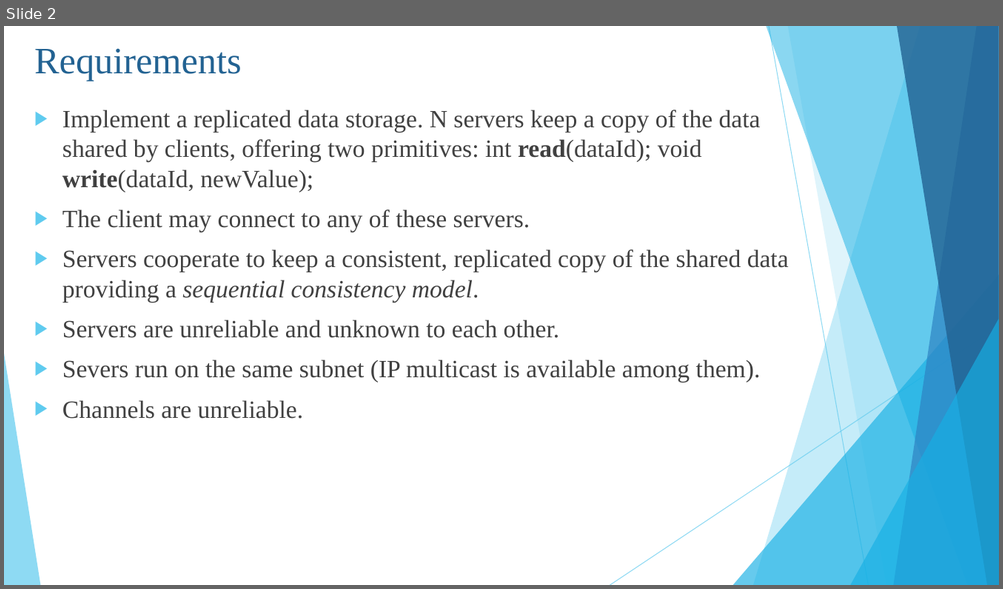
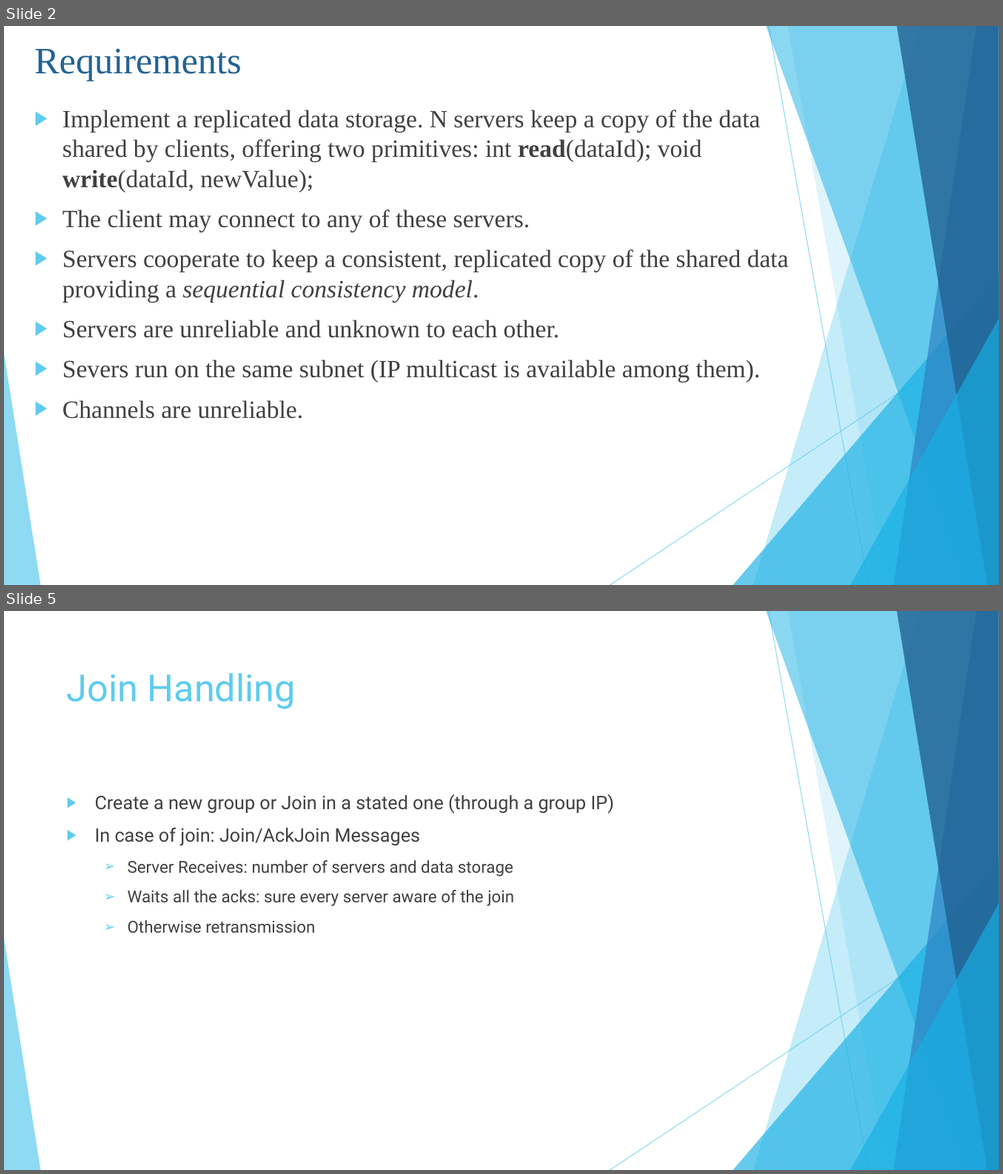
Before and after one commit to Trik17/DistSysPST, a slide deck: SlidesPresentation.pptx. Shown one above the other, each under a label of ours: slide 2 before the commit, slides 2 and 5 after it; the slides between them are not shown. The pictures are 1003x589 and 1003x1174 pixels, drawn with LibreOffice and Linux fonts; fonts in the diff are those of the drawing. Boxes give left, top, right and bottom in pixels: in the first picture for what was removed or moved away, otherwise in the second. Text is boxed around its words. In the diff, an @@ line names an element or a change of style, - is before the commit and + after.

```diff
--- a/SlidesPresentation.pptx
+++ b/SlidesPresentation.pptx
@@ slide 5 added at (4, 611, 999, 1170), background #FFFFFF; not listed: 10 template elements that a slide beside it also shows @@
@@ title added at (67, 673, 296, 709), 36 pt, text #5FCBEF @@
+Join Handling
@@ text added at (95, 795, 614, 933), 16 pt, text #404040 @@
+▶ Create a new group or Join in a stated one (through a group IP)
+▶ In case of join: Join/AckJoin Messages
+  ➢ Server Receives: number of servers and data storage
+  ➢ Waits all the acks: sure every server aware of the join
+  ➢ Otherwise retransmission
```
Also in this commit, not shown: 1 slide changed, 3 other slides added.
